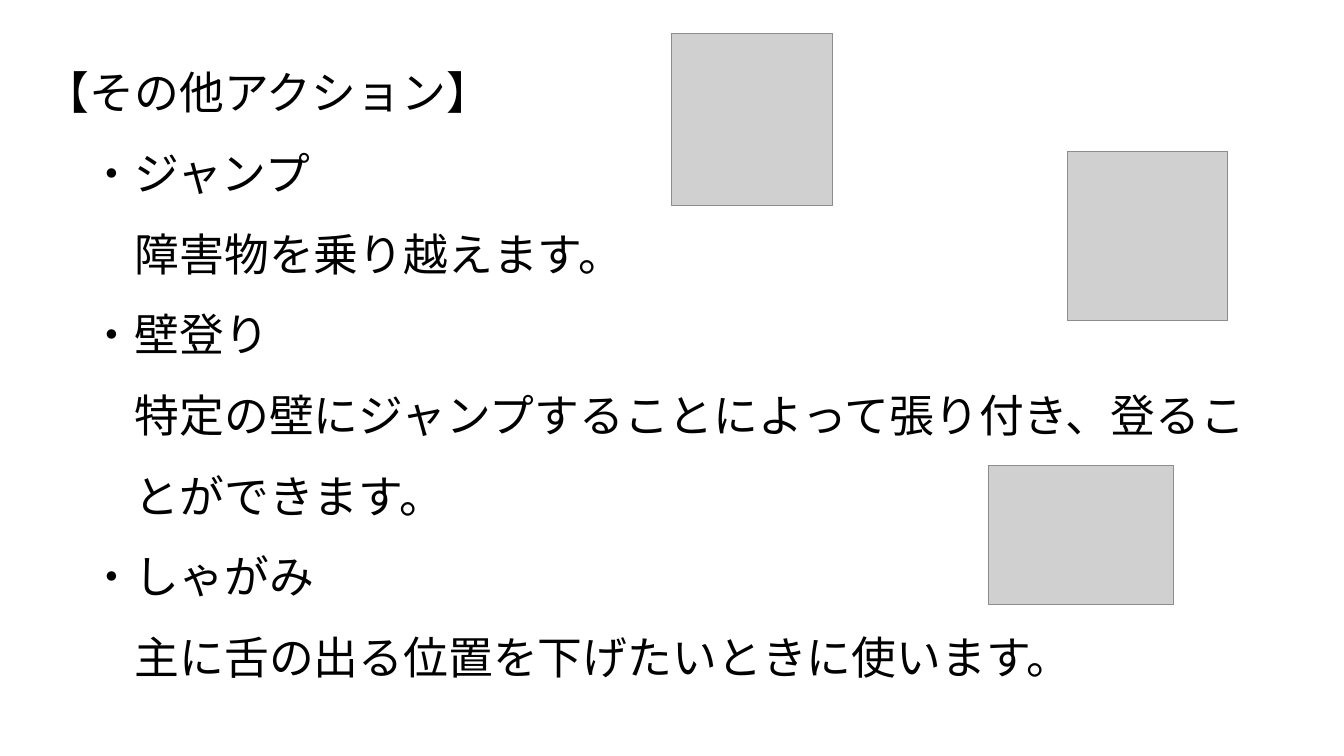
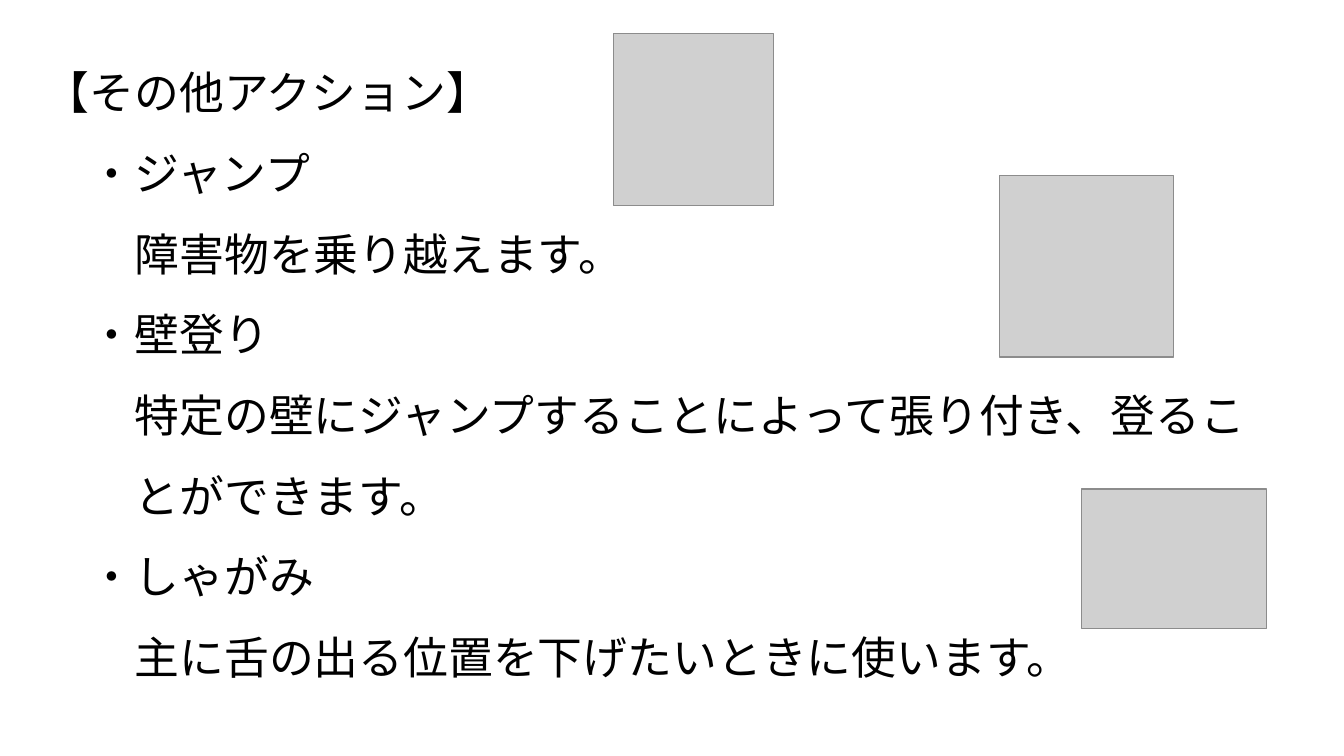
Before and after one commit to 1601323/Gameproject, a slide deck: slide 9 of AsoGameSho.pptx (slide 10 before the commit). Drawn at 1344x756 pixels with LibreOffice and Linux fonts; fonts in the diff are those of the drawing; grey boxes stand for pictures; background and template pictures are left out. Boxes give left, top, right and bottom in pixels: in the first picture for what was removed or moved away, otherwise in the second. Text is boxed around its words. In the diff, an @@ line names an element or a change of style, - is before the commit and + after.

```diff
--- a/AsoGameSho.pptx
+++ b/AsoGameSho.pptx
@@ picture moved from (x1=673, y1=33, x2=833, y2=206) to (x1=613, y1=33, x2=773, y2=206) @@
@@ picture added at (x1=1000, y1=175, x2=1175, y2=357) @@
@@ picture removed at (x1=1068, y1=151, x2=1228, y2=321) @@
@@ picture moved from (x1=989, y1=466, x2=1175, y2=605) to (x1=1082, y1=489, x2=1267, y2=628) @@
```
Also in this commit, not shown: 7 other slides changed, 1 slide removed, 2 other files.
